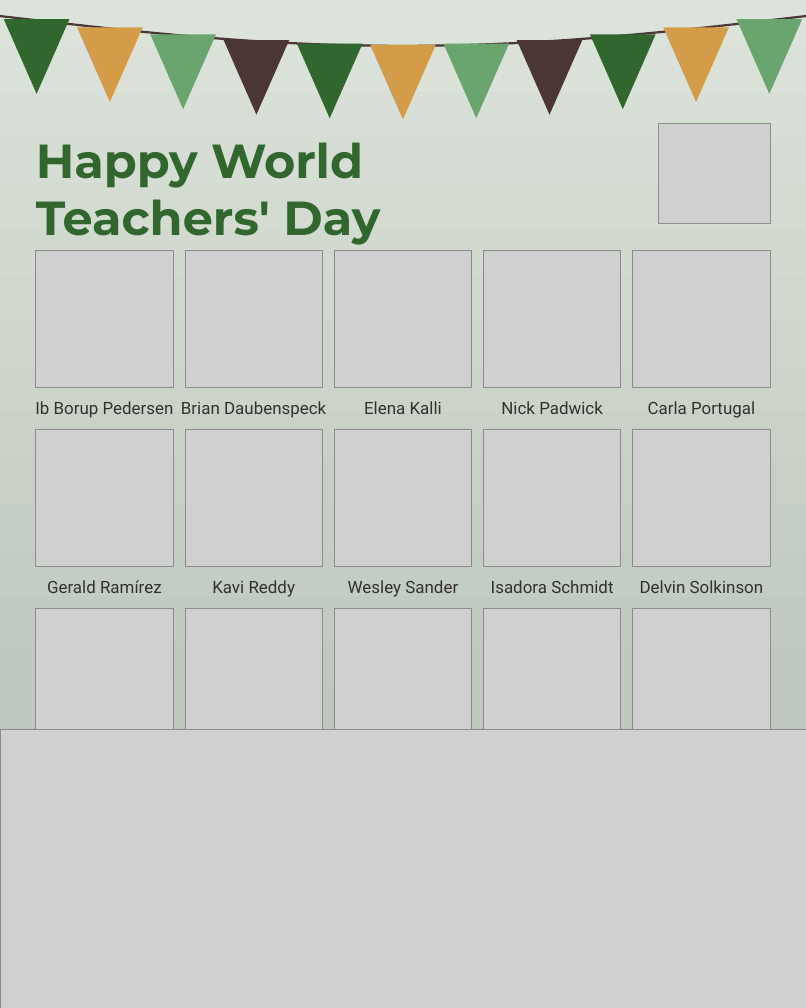
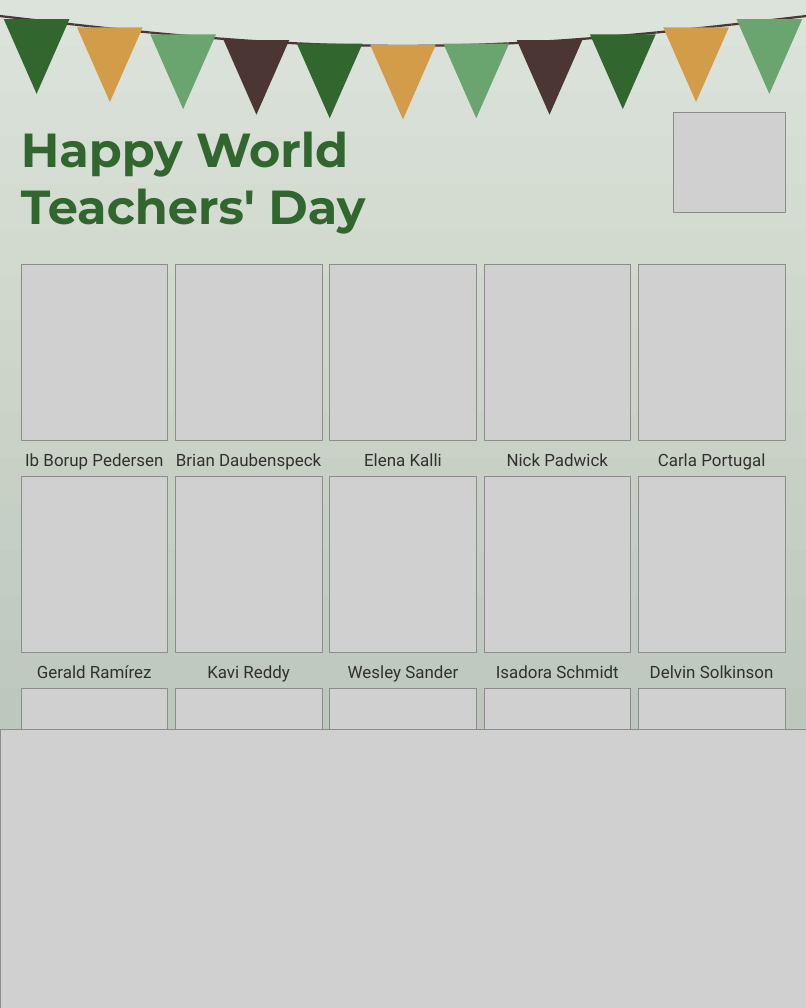
Before and after one commit to linneamoritznyc/SFW-SocialMedia, a slide deck: slide 10 of templates/posts/october/05-10-2026-mon-ig-teachers-day-final.pptx. Drawn at 806x1008 pixels with LibreOffice and Linux fonts; fonts in the diff are those of the drawing; grey boxes stand for pictures. Boxes give left, top, right and bottom in pixels: in the first picture for what was removed or moved away, otherwise in the second. Text is boxed around its words. In the diff, an @@ line names an element or a change of style, - is before the commit and + after.

```diff
--- a/templates/posts/october/05-10-2026-mon-ig-teachers-day-final.pptx
+++ b/templates/posts/october/05-10-2026-mon-ig-teachers-day-final.pptx
@@ picture: place and size @@
-picture at [658,123,770,224]
+picture at [673,112,785,212]
@@ text "Happy World Teachers' Day": place and size @@
-text "Happy World Teachers' Day" at [36,142,380,245]
+text "Happy World Teachers' Day" at [21,131,365,234]
@@ picture: place and size @@
-picture at [36,250,173,388]
+picture at [21,264,168,441]
@@ picture: place and size @@
-picture at [185,250,322,388]
+picture at [176,264,322,441]
@@ picture: place and size @@
-picture at [335,250,472,388]
+picture at [330,264,476,441]
@@ picture: place and size @@
-picture at [484,250,621,388]
+picture at [484,264,630,441]
@@ picture: place and size @@
-picture at [633,250,770,388]
+picture at [638,264,785,441]
@@ text "Ib Borup Pedersen": place and size @@
-text "Ib Borup Pedersen" at [35,401,174,418]
+text "Ib Borup Pedersen" at [25,453,163,470]
@@ text "Brian Daubenspeck": place and size @@
-text "Brian Daubenspeck" at [181,401,326,418]
+text "Brian Daubenspeck" at [176,453,321,470]
@@ text "Elena Kalli": place and size @@
-text "Elena Kalli" at [364,401,442,414]
+text "Elena Kalli" at [364,453,442,466]
@@ text "Nick Padwick": place and size @@
-text "Nick Padwick" at [501,401,603,414]
+text "Nick Padwick" at [507,453,608,466]
@@ text "Carla Portugal": place and size @@
-text "Carla Portugal" at [648,401,755,418]
+text "Carla Portugal" at [658,453,765,470]
@@ picture: place and size @@
-picture at [36,429,173,567]
+picture at [21,476,168,653]
@@ picture: place and size @@
-picture at [185,429,322,567]
+picture at [176,476,322,653]
@@ picture: place and size @@
-picture at [335,429,472,567]
+picture at [330,476,476,653]
@@ picture: place and size @@
-picture at [484,429,621,567]
+picture at [484,476,630,653]
@@ picture: place and size @@
-picture at [633,429,770,567]
+picture at [638,476,785,653]
@@ text "Gerald Ramírez": place and size @@
-text "Gerald Ramírez" at [47,580,162,593]
+text "Gerald Ramírez" at [37,665,152,678]
@@ text "Kavi Reddy": place and size @@
-text "Kavi Reddy" at [212,580,296,597]
+text "Kavi Reddy" at [207,665,290,682]
@@ text "Wesley Sander": place and size @@
-text "Wesley Sander" at [348,580,458,597]
+text "Wesley Sander" at [348,665,458,682]
@@ text "Isadora Schmidt": place and size @@
-text "Isadora Schmidt" at [491,580,613,593]
+text "Isadora Schmidt" at [496,665,618,678]
@@ text "Delvin Solkinson": place and size @@
-text "Delvin Solkinson" at [640,580,764,593]
+text "Delvin Solkinson" at [650,665,774,678]
@@ picture: place and size @@
-picture at [36,608,173,746]
+picture at [21,688,168,864]
@@ picture: place and size @@
-picture at [185,608,322,746]
+picture at [176,688,322,864]
@@ picture: place and size @@
-picture at [335,608,472,746]
+picture at [330,688,476,864]
@@ picture: place and size @@
-picture at [484,608,621,746]
+picture at [484,688,630,864]
@@ picture: place and size @@
-picture at [633,608,770,746]
+picture at [638,688,785,864]
```
Also in this commit, not shown: 4 other files.
